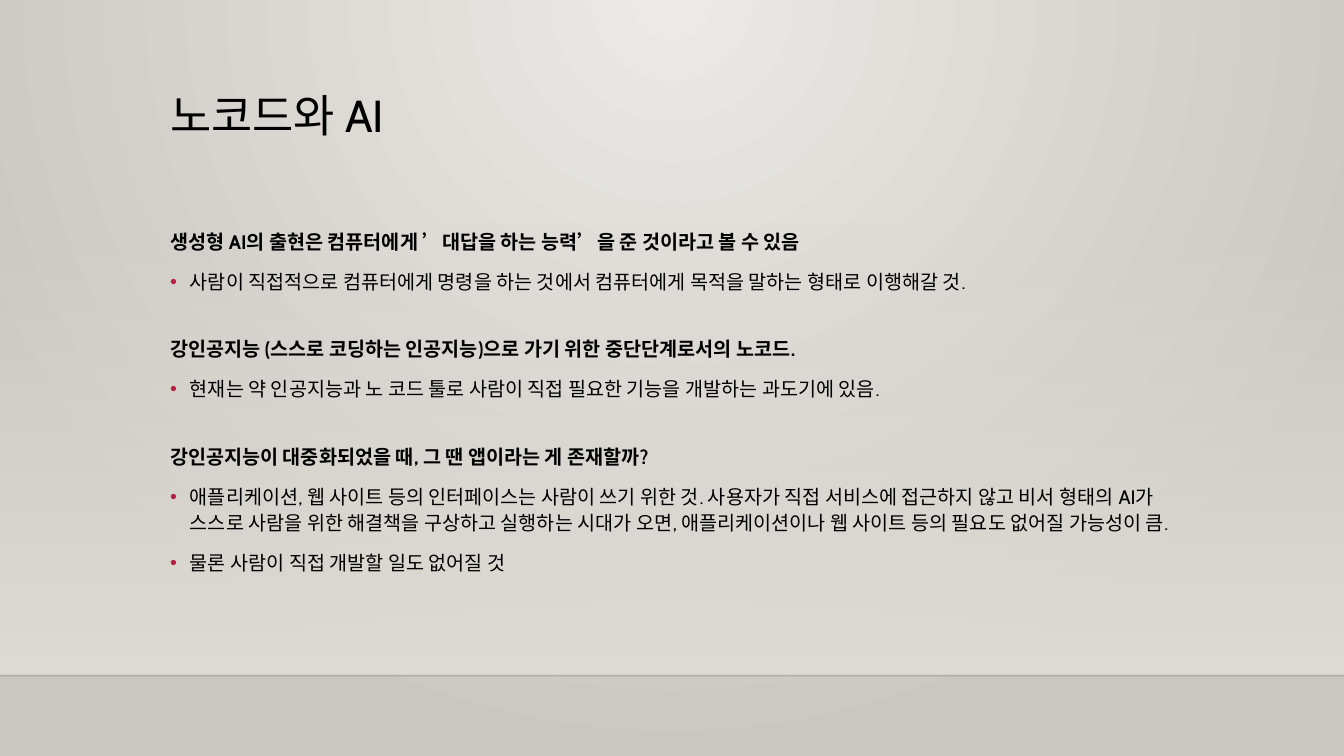
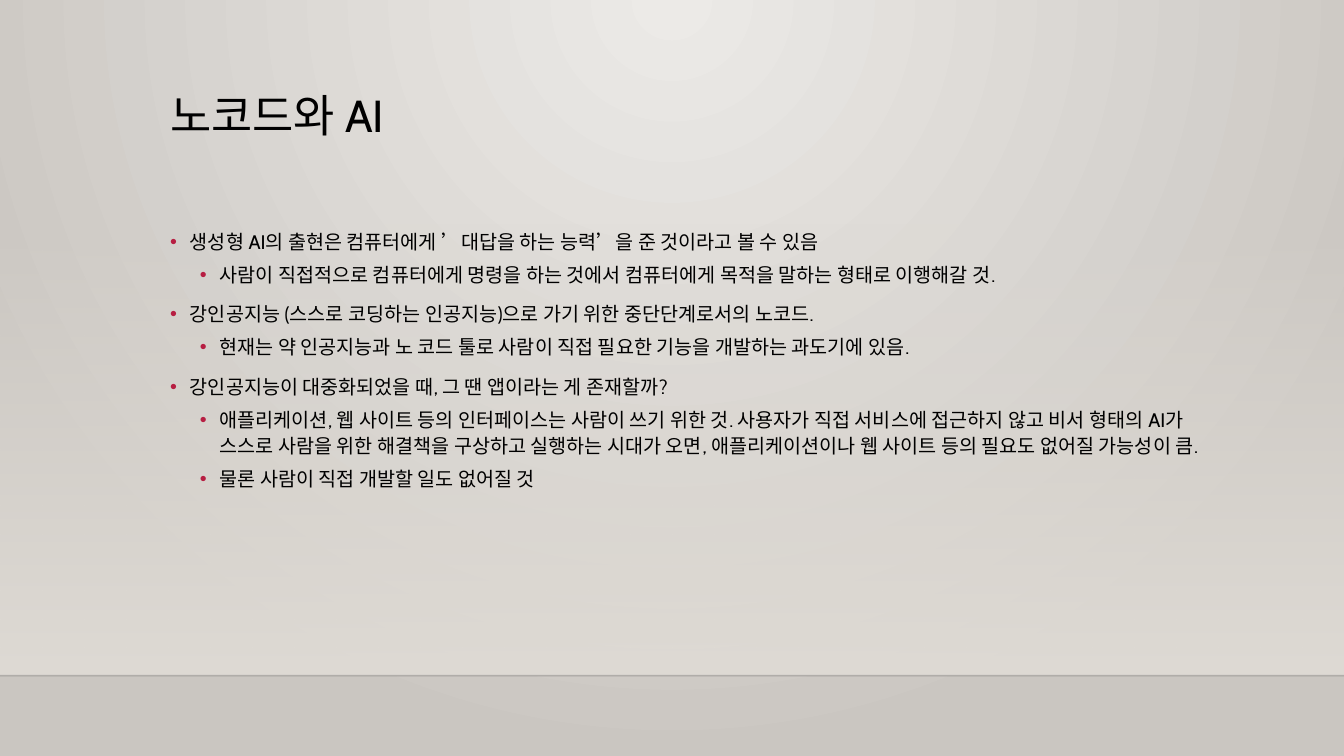
Before and after one commit to m00nlygreat/obsidian-vault, a slide deck: slide 7 of 노코드 엔지니어링/노코드 개론.pptx. Drawn at 1344x756 pixels with LibreOffice and Linux fonts; fonts in the diff are those of the drawing; background and template pictures are left out. Boxes give left, top, right and bottom in pixels: in the first picture for what was removed or moved away, otherwise in the second. Text is boxed around its words. In the diff, an @@ line names an element or a change of style, - is before the commit and + after.

Commit message:
백업 완료: 2023-11-25 03:46:04
Affected files:
.obsidian/appearance.json
.obsidian/workspace.json
노코드 엔지니어링/노션으로 랜딩페이지 만들기.md
노코드 엔지니어링/노션으로 랜딩페이지 만들기.pptx
노코드 엔지니어링/노코드 개론.md
노코드 엔지니어링/노코드 개론.pptx

```diff
--- a/노코드 엔지니어링/노코드 개론.pptx
+++ b/노코드 엔지니어링/노코드 개론.pptx
@@ text "생성형 AI의 출현은 컴퓨터에게 ’대답을 ..." at (190, 232, 1198, 488): bold off in "생성형 AI의 출현은 컴퓨터에게 ’대답을 하는 능력’을 ...", "강인공지능 (스스로 코딩하는 인공지능)으로 가기 위한 중단단계로서의 ...", "강인공지능이 대중화되었을 때, 그 땐 앱이라는 게 ..."; bullet none to •; less space between paragraphs; list level 1 to 2 in "사람이 직접적으로 컴퓨터에게 명령을 하는 ..."; list level 1 to 2 in "현재는 약 인공지능과 노 코드 ..."; list level 1 to 2 in "애플리케이션, 웹 사이트 등의 인터페이스는 ..."; list level 1 to 2 in "물론 사람이 직접 개발할 일도 ..." @@
```
Also in this commit, not shown: 7 other slides changed, 5 other files.
